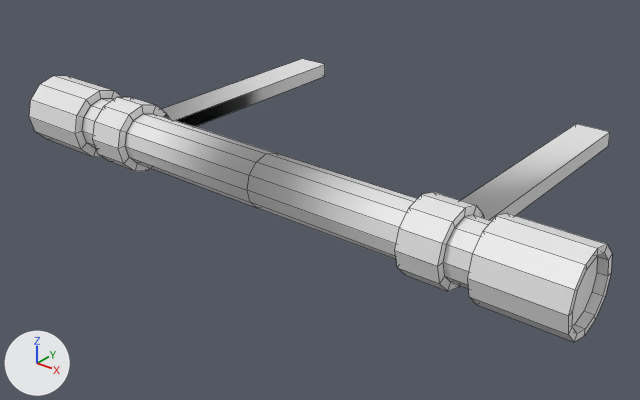
The FBX model Assets/Visuals/Models/Station/Lamp_Neon.fbx: old version first, new version second.
Both versions are drawn from a camera (50 mm lens) standing at (0.755, -1.005, 0.512) and looking at (-0.013, -0.046, -0.083). Arrows for +X, +Y and +Z are at lower left; the lights stay in place. Mesh edges are drawn as thin lines. Where no turn or scale is listed for an object, it has been applied to the vertices.

Names of what the first picture shows: 'Lamp_Neon'.
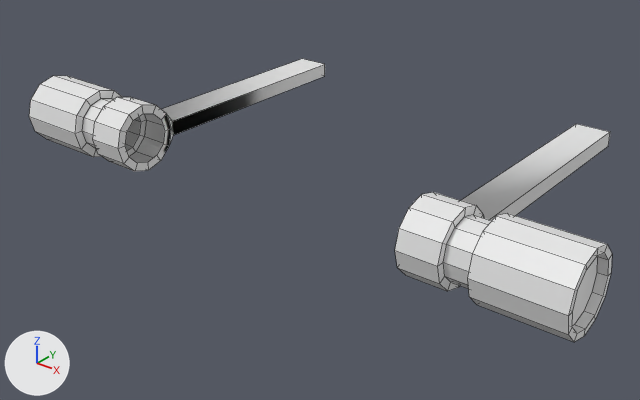
Patch to the scene script:
```diff
--- a/Assets/Visuals/Models/Station/Lamp_Neon.fbx.py
+++ b/Assets/Visuals/Models/Station/Lamp_Neon.fbx.py
@@ me_cube_029 @@
 # used by ob_lamp_neon; location = (0.0, 0.0, 0.0)
-me_cube_029.from_pydata(...)  # 244 vertices, 239 faces; spans x -0.47..0.47, y -0.235..0.268, z -0.054..0.057
+me_cube_029.from_pydata(...)  # 232 vertices, 214 faces; spans x -0.47..0.47, y -0.235..0.268, z -0.054..0.057
+# me_cube_029 part 1
+# 12 vertices are removed from x 0.0, y -0.219..-0.139, z -0.039..0.041
+# 25 faces are deleted
```

Location of each change, (x1, y1, x2, y2) in pixels of the pictures (640 x 400 px):
part 1 of me_cube_029, deleted
    before: (125, 114, 417, 260)
